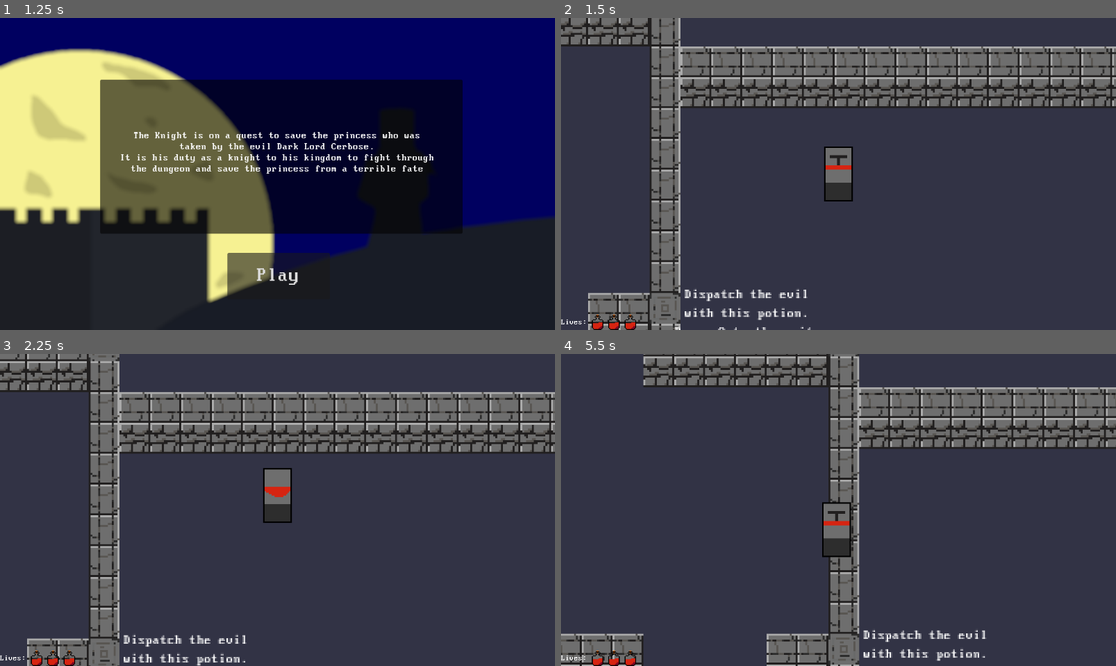
Above: before the commit, frames 1-4 (two rows, left to right).
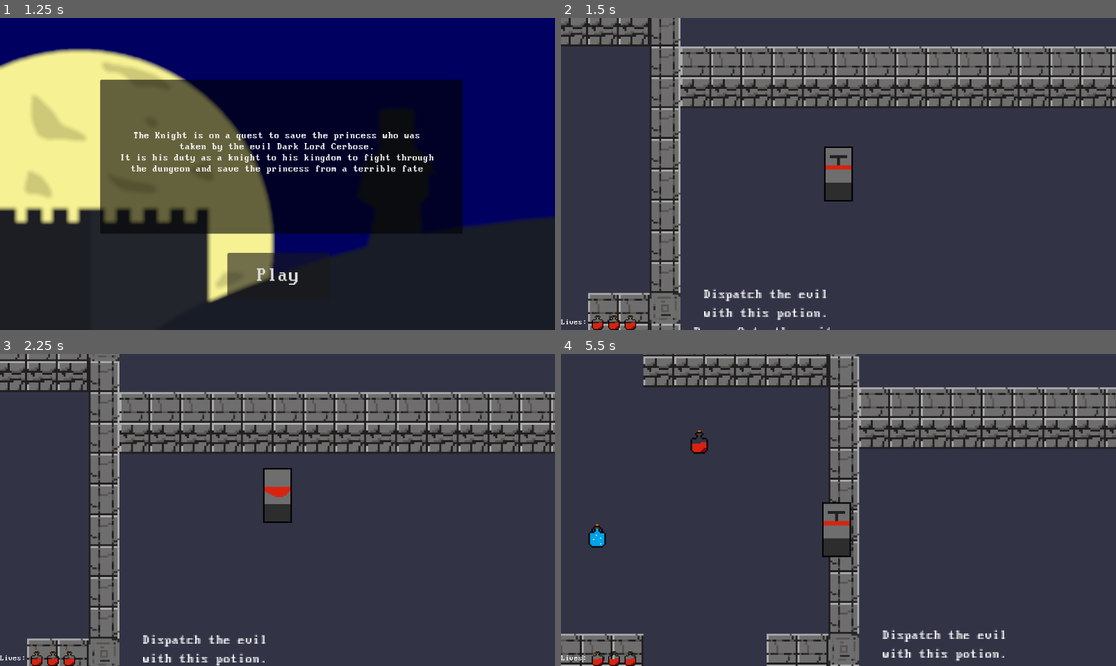
Above: after the commit, the same moments.

Repository: AStellarScene/Liberandum-Game-Refresh
Game: Godot game, scene res://scenes/start.tscn
Same seed, same stepped clock (60 frames per second), same inputs: the game is played once before the commit and once after it.
Inputs:
- Up to frame 1 (1.25 s): click "Start" at 0.5 s
- Up to frame 2 (1.5 s): click "Play" at 1.25 s
- Up to frame 3 (2.25 s): tap Q (throw) at 2 s; hold Up (ui_up) from 2.03 s (still down); hold Q (throw) from 2.03 s (still down)
- Up to frame 4 (5.5 s): release Q (throw) at 2.78 s; tap Q (throw) at 2.85, 3.5, 4.35, 5 s; release Up (ui_up) at 3.53 s; hold Q (throw) 3.53-4.28 s; hold Left (ui_left) 3.53-5.03 s; hold Down (ui_down) from 5.03 s (still down); hold Q (throw) from 5.03 s (still down)

Frame 1 is identical in both runs. In frame 2, 1.0% of the frame differs, in the area x 20-49%, y 86-100%; in frame 3, 0.9%; in frame 4, 1.2%, in the area x 4-81%, y 24-99%.

Commit message:
added throwing potions and health potions through the level

Diff:
--- a/scenes/Level.tscn
+++ b/scenes/Level.tscn
@@ -15,6 +15,7 @@
 [ext_resource type="PackedScene" uid="uid://bevmufe5lkjwb" path="res://scenes/npc.tscn" id="12_obgrf"]
 [ext_resource type="PackedScene" uid="uid://b8hjdg6nwhrq4" path="res://scenes/enemy_slime.tscn" id="15_7yrfw"]
 [ext_resource type="PackedScene" uid="uid://ba31wfhgdntru" path="res://scenes/potion_grab.tscn" id="17_e12yb"]
+[ext_resource type="PackedScene" uid="uid://dkwb2q4ulckba" path="res://scenes/health_grab.tscn" id="17_uwlpo"]
 
 [sub_resource type="TileSetAtlasSource" id="TileSetAtlasSource_v4gtq"]
 texture = ExtResource("1_6om6q")
@@ -105,7 +106,7 @@
 position = Vector2(-2.03451e-05, 66.6667)
 
 [node name="NPC" parent="." instance=ExtResource("12_obgrf")]
-position = Vector2(144, 736)
+position = Vector2(184, 736)
 scale = Vector2(3, 3)
 
 [node name="CanvasLayer" type="CanvasLayer" parent="."]
@@ -154,3 +155,42 @@
 
 [node name="Collect Potion" parent="." instance=ExtResource("17_e12yb")]
 position = Vector2(214, 742)
+
+[node name="Collect Potion2" parent="." instance=ExtResource("17_e12yb")]
+position = Vector2(-399, 1677)
+
+[node name="Collect Potion3" parent="." instance=ExtResource("17_e12yb")]
+position = Vector2(-389, 942)
+
+[node name="Collect Potion4" parent="." instance=ExtResource("17_e12yb")]
+position = Vector2(-544, 372)
+
+[node name="Collect Potion5" parent="." instance=ExtResource("17_e12yb")]
+position = Vector2(-630, -204)
+
+[node name="Collect Potion6" parent="." instance=ExtResource("17_e12yb")]
+position = Vector2(401, -372)
+
+[node name="Collect Potion7" parent="." instance=ExtResource("17_e12yb")]
+position = Vector2(1580, 333)
+
+[node name="Collect Potion8" parent="." instance=ExtResource("17_e12yb")]
+position = Vector2(1776, 1101)
+
+[node name="Collect Potion9" parent="." instance=ExtResource("17_e12yb")]
+position = Vector2(219, 1538)
+
+[node name="Collect Potion10" parent="." instance=ExtResource("17_e12yb")]
+position = Vector2(308, 1134)
+
+[node name="Collect Health" parent="." instance=ExtResource("17_uwlpo")]
+position = Vector2(-259, 1364)
+
+[node name="Collect Health2" parent="." instance=ExtResource("17_uwlpo")]
+position = Vector2(-332, 177)
+
+[node name="Collect Health3" parent="." instance=ExtResource("17_uwlpo")]
+position = Vector2(1737, 736)
+
+[node name="Collect Health4" parent="." instance=ExtResource("17_uwlpo")]
+position = Vector2(2062, 1721)
Not shown: 1 places in scenes/Level.tscn that only renumber resources
